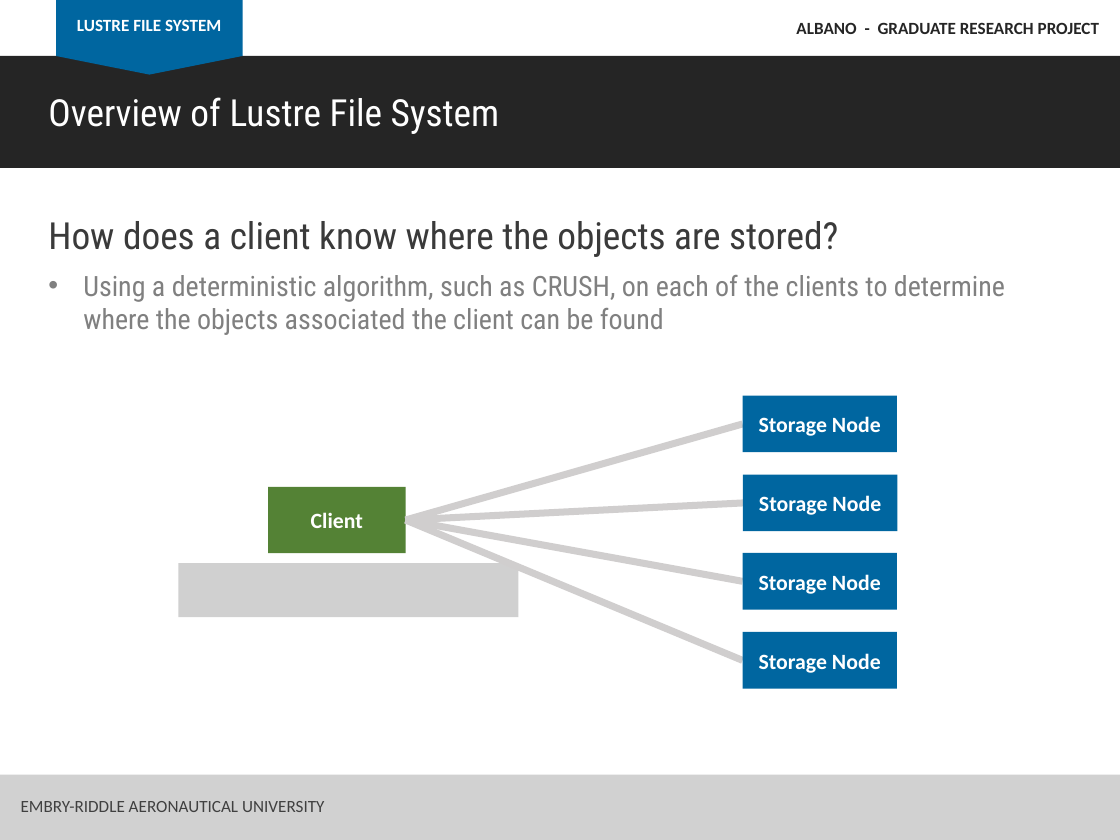
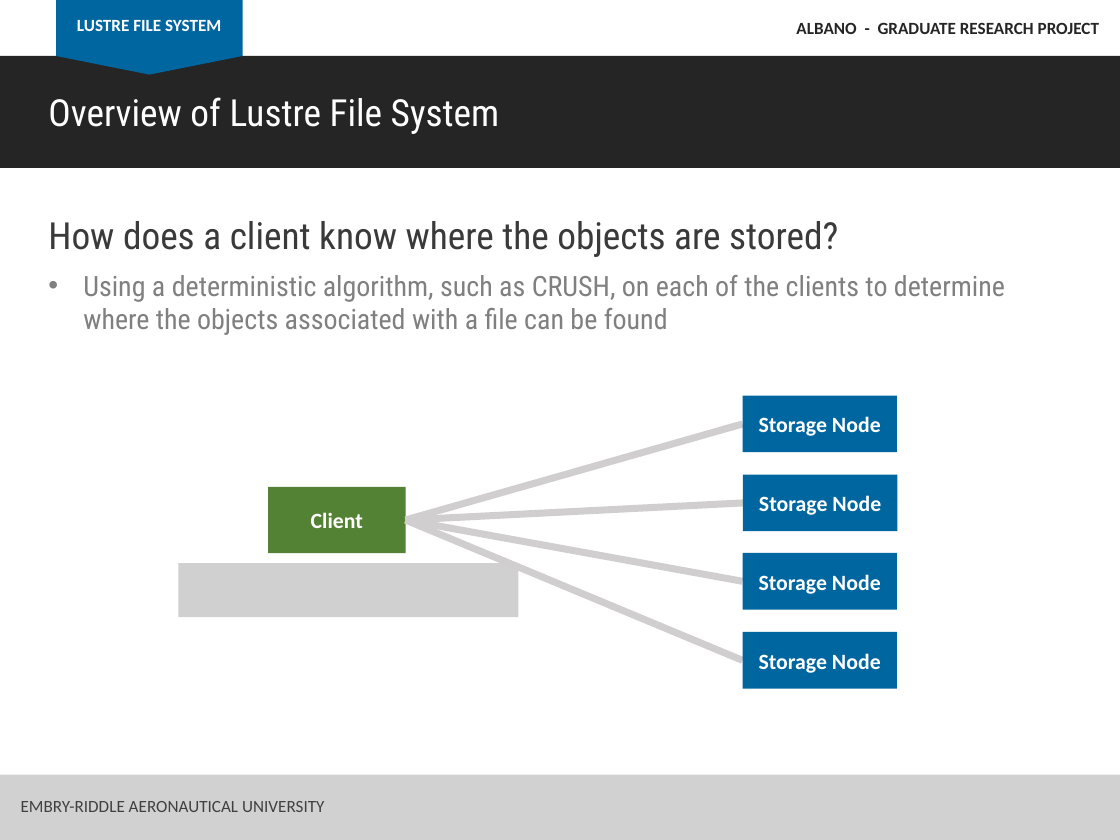
Before and after one commit to albanoj2/grp, a slide deck: slide 5 of docs/grp-presentation.pptx. Drawn at 1120x840 pixels with LibreOffice and Linux fonts; fonts in the diff are those of the drawing; grey boxes stand for pictures. Boxes give left, top, right and bottom in pixels: in the first picture for what was removed or moved away, otherwise in the second. Text is boxed around its words. In the diff, an @@ line names an element or a change of style, - is before the commit and + after.

Commit message:
Spelling corrections to PPT

```diff
--- a/docs/grp-presentation.pptx
+++ b/docs/grp-presentation.pptx
@@ text at (83,275,1005,335): text changed @@
-• Using a deterministic algorithm, such as CRUSH, on each of the clients to determine where the objects associated the client can be found
+• Using a deterministic algorithm, such as CRUSH, on each of the clients to determine where the objects associated with a file can be found
```
Also in this commit, not shown: 3 other slides changed.
